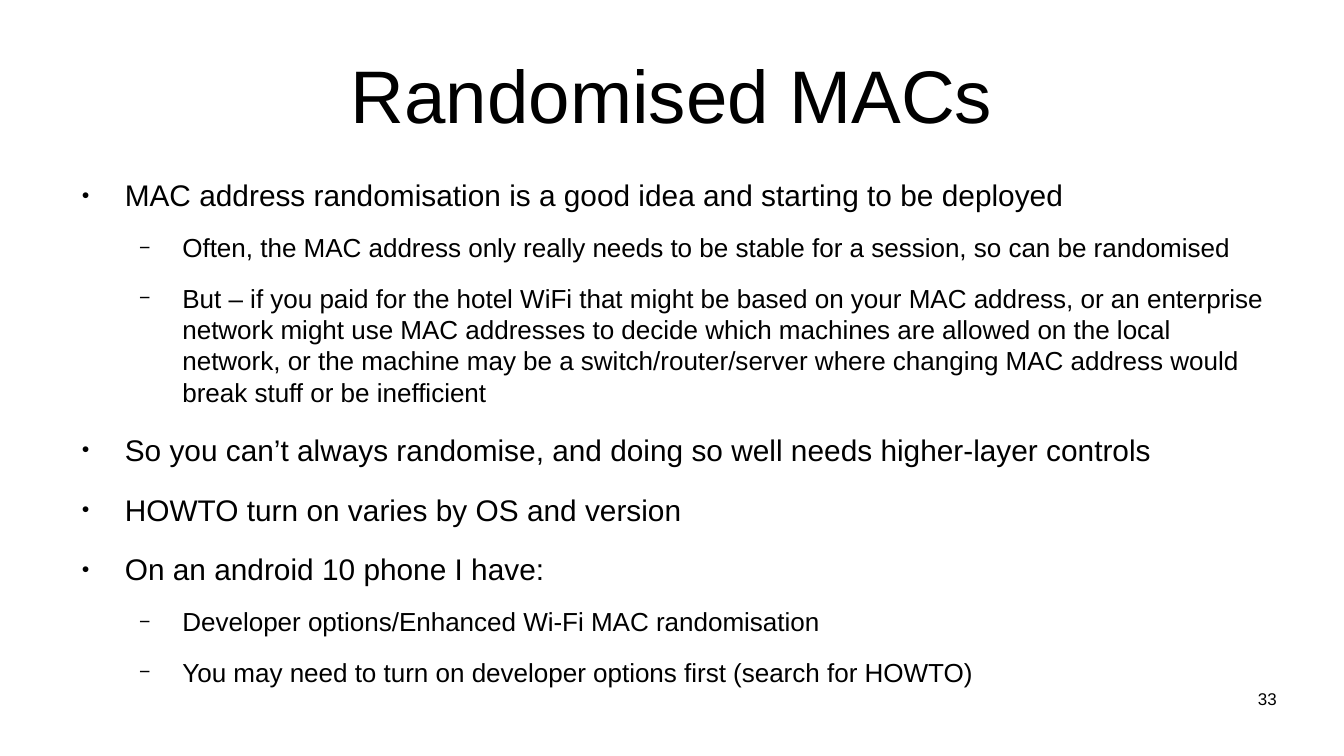
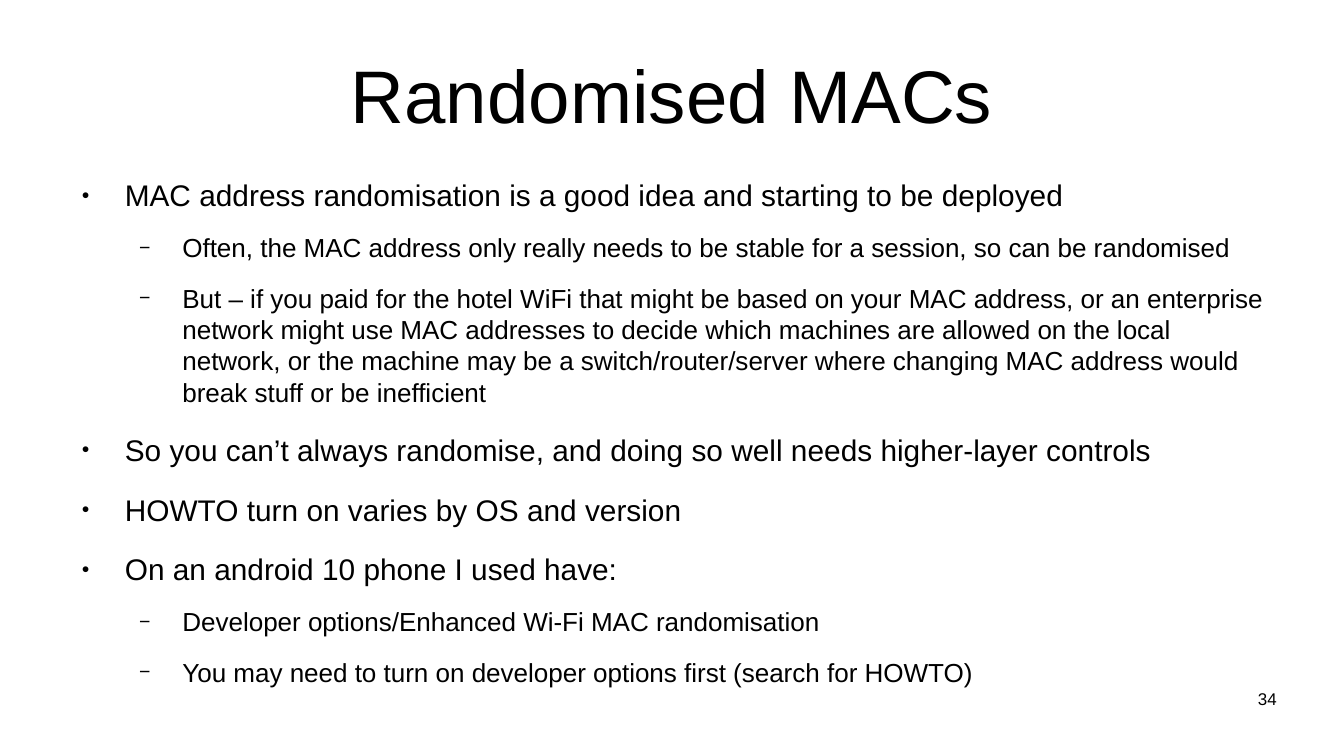
Before and after one commit to sftcd/witidtm, a slide deck: slide 34 of lectures/2022-2023/labs.odp (slide 33 before the commit). Drawn at 1344x756 pixels with LibreOffice and Linux fonts; fonts in the diff are those of the drawing. Boxes give left, top, right and bottom in pixels: in the first picture for what was removed or moved away, otherwise in the second. Text is boxed around its words. In the diff, an @@ line names an element or a change of style, - is before the commit and + after.

```diff
--- a/lectures/2022-2023/labs.odp
+++ b/lectures/2022-2023/labs.odp
@@ text at bbox=[125, 558, 617, 586]: text changed @@
-● On an android 10 phone I have:
+● On an android 10 phone I used have:
@@ page number at bbox=[1258, 693, 1277, 705]: text changed @@
-33
+34
```
Also in this commit, not shown: 6 other slides changed, 1 slide added, 1 other file.
